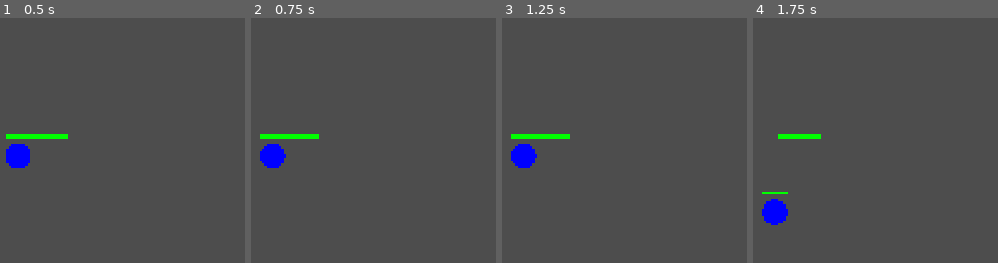
Above: before the commit, frames 1-4 (left to right).
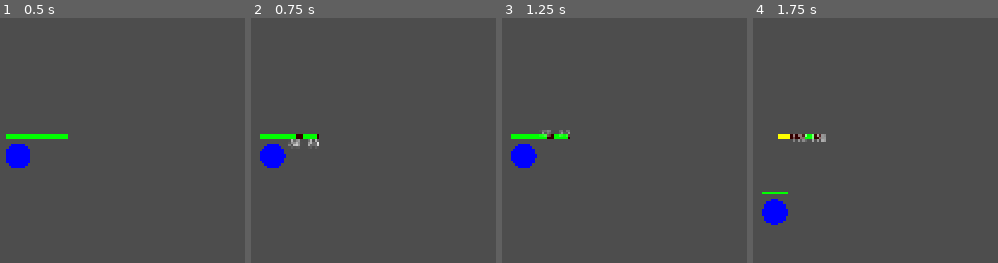
Above: after the commit, the same moments.

Repository: JoeyDD27/1v1-hero-game-demo-version
Game: Godot game, scene res://scenes/BattleScene.tscn
Same seed, same stepped clock (60 frames per second), same inputs: the game is played once before the commit and once after it. This scene is started directly instead of the project's main scene.
Inputs (mouse positions are in pixels of both pictures, inside the frame that each line leads up to):
- Up to frame 1 (0.5 s): no input
- Up to frame 2 (0.75 s): tap Enter at 0.5 s; move the mouse to (outside the picture) at 0.52 s; hold D (move_right) from 0.53 s (still down); click (outside the picture) at 0.6 s
- Up to frame 3 (1.25 s): keep holding D (move_right)
- Up to frame 4 (1.75 s): move the mouse to (900, 179) at 1.27 s; release D (move_right) at 1.28 s; hold S (move_down) from 1.28 s (still down); tap E (ability_e) at 1.35 s; click (900, 179) at 1.55 s

Frame 1 is identical in both runs. In frame 2, 0.3% of the frame differs, in the area x 15-28%, y 47-53%; in frame 3, 0.2%; in frame 4, 0.4%, in the area x 10-30%, y 47-51%.
Error before the commit: Invalid call. Nonexistent function 'has' in base 'Node2D (BattleManager.gd)'. (res://scripts/core/Hero.gd:325)

Commit message:
bug fixing

Diff:
--- a/scripts/core/Hero.gd
+++ b/scripts/core/Hero.gd
@@ -173,6 +173,12 @@
 	return Color.WHITE
 
 func _physics_process(delta):
+	# Check if multiplayer is active before checking authority
+	if multiplayer.multiplayer_peer == null:
+		# No multiplayer, process normally (single player mode)
+		_process_local_movement(delta)
+		return
+
 	# Only process movement if this is the local player's hero
 	if not is_multiplayer_authority():
 		# Interpolate network position smoothly
@@ -185,6 +191,11 @@
 			position.y = clamp(position.y, hero_radius, SCREEN_HEIGHT - hero_radius)
 		return
 
+	# Process local movement (we have authority)
+	_process_local_movement(delta)
+
+func _process_local_movement(delta):
+	"""Process local movement and input (called when we have authority or no multiplayer)"""
 	# Update cooldowns
 	attack_cooldown = max(0.0, attack_cooldown - delta)
 	ability_q_cooldown = max(0.0, ability_q_cooldown - delta)
@@ -291,6 +302,9 @@
 	# Safety check: ensure node exists and is in tree
 	if not is_inside_tree():
 		return
+	# Safety check: ensure multiplayer is active
+	if multiplayer.multiplayer_peer == null:
+		return
 	# Only process if we're not the authority (we receive other players' positions)
 	if not is_multiplayer_authority():
 		network_position = pos
@@ -322,7 +336,7 @@
 
 	# Apply damage multiplier (for sudden death)
 	var battle_manager = get_tree().get_first_node_in_group("battle_manager")
-	if battle_manager and battle_manager.has("damage_multiplier"):
+	if battle_manager:
 		amount *= battle_manager.damage_multiplier
 
 	current_health -= amount
@@ -372,6 +386,9 @@
 @rpc("any_peer", "call_local", "reliable")
 func perform_attack(direction: Vector2):
 	"""Perform attack in given direction"""
+	# Safety check: ensure multiplayer is active
+	if multiplayer.multiplayer_peer == null:
+		return
 	if not is_multiplayer_authority():
 		return  # Only process on authority
 
@@ -473,6 +490,9 @@
 @rpc("any_peer", "call_local", "reliable")
 func use_ability(ability: String):
 	"""Network sync for ability usage"""
+	# Safety check: ensure multiplayer is active
+	if multiplayer.multiplayer_peer == null:
+		return
 	if not is_multiplayer_authority():
 		return  # Visual effects only on non-authority
 
--- a/scripts/managers/HeroSwitchingManager.gd
+++ b/scripts/managers/HeroSwitchingManager.gd
@@ -50,7 +50,7 @@
 	respawn_timers[player_id] = RESPAWN_DELAY
 
 	# Show selection UI
-	if player_id == multiplayer.get_unique_id():
+	if multiplayer.multiplayer_peer != null and player_id == multiplayer.get_unique_id():
 		show_selection_ui(player_id)
 
 func show_selection_ui(player_id: int):
Not shown, added: scripts/core/Projectile.gd.uid
Not shown, added: scripts/managers/HeroSwitchingManager.gd.uid
Not shown, added: scripts/ui/DamageNumber.gd.uid
Not shown, added: scripts/ui/HealthBar.gd.uid
Not shown, added: scripts/ui/HeroSelectionUI.gd.uid
